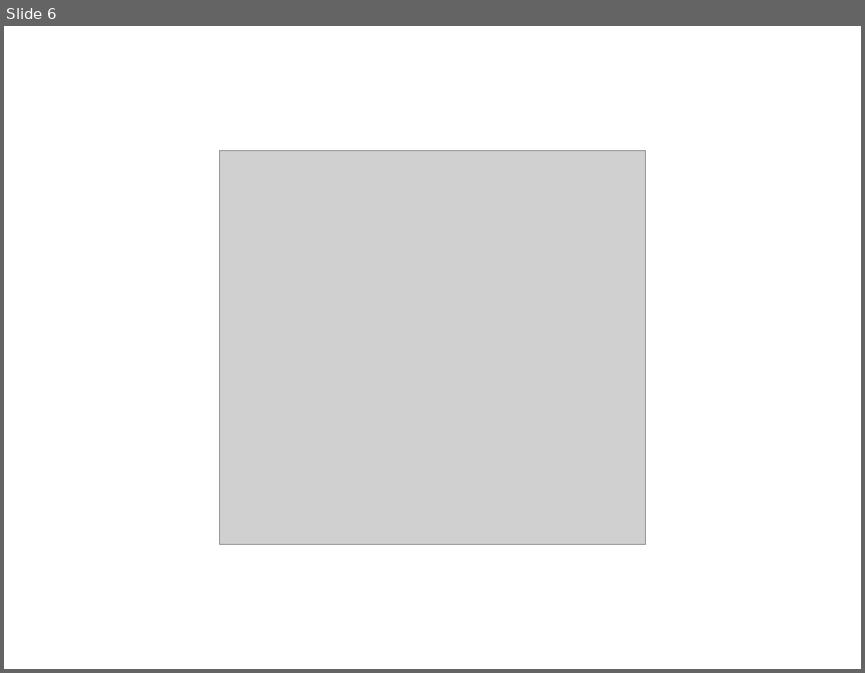
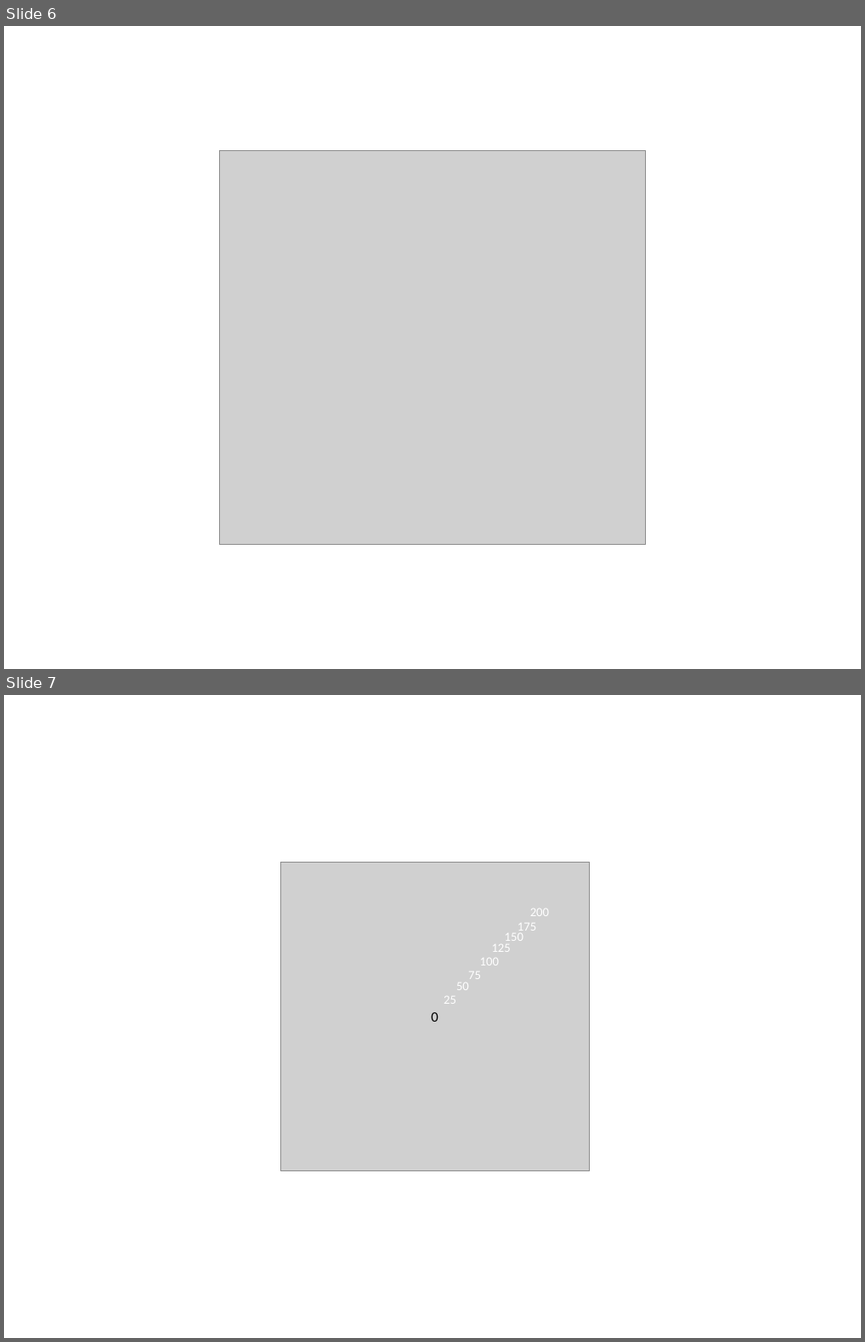
Before and after one commit to knowlabUnimelb/BULLSEYE_JSPYSCH, a slide deck: stims/stimuli.pptx. Shown one above the other, each under a label of ours: slide 6 before the commit, slides 6 and 7 after it. The pictures are 865x673 and 865x1342 pixels, drawn with LibreOffice and Linux fonts; fonts in the diff are those of the drawing; grey boxes stand for pictures. Boxes give left, top, right and bottom in pixels: in the first picture for what was removed or moved away, otherwise in the second. Text is boxed around its words. In the diff, an @@ line names an element or a change of style, - is before the commit and + after.

```diff
--- a/stims/stimuli.pptx
+++ b/stims/stimuli.pptx
@@ slide 7 added at <box>4,695,861,1338</box>, background #FFFFFF @@
@@ picture added at <box>281,862,589,1170</box> @@
@@ text added at <box>517,923,536,934</box>, 10.5 pt, text #FFFFFF @@
+175
@@ text added at <box>530,908,549,916</box>, 10.5 pt, text #FFFFFF @@
+200
@@ text added at <box>492,944,511,952</box>, 10.5 pt, text #FFFFFF @@
+125
@@ text added at <box>505,933,523,945</box>, 10.5 pt, text #FFFFFF @@
+150
@@ text added at <box>468,971,481,979</box>, 10.5 pt, text #FFFFFF @@
+75
@@ text added at <box>480,958,499,965</box>, 10.5 pt, text #FFFFFF @@
+100
@@ text added at <box>443,996,456,1004</box>, 10.5 pt, text #FFFFFF @@
+25
@@ text added at <box>456,982,469,990</box>, 10.5 pt, text #FFFFFF @@
+50
@@ text added at <box>431,1012,438,1021</box>, 12 pt, text #000000 @@
+0
```
Also in this commit, not shown: 4 other files.
